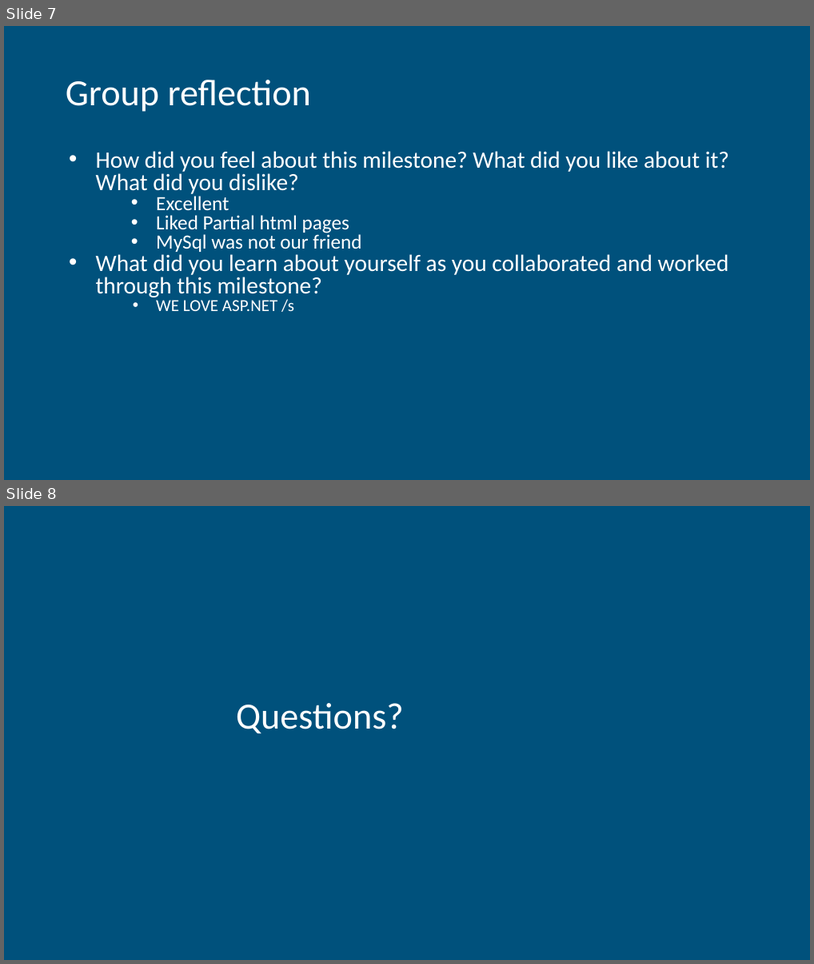
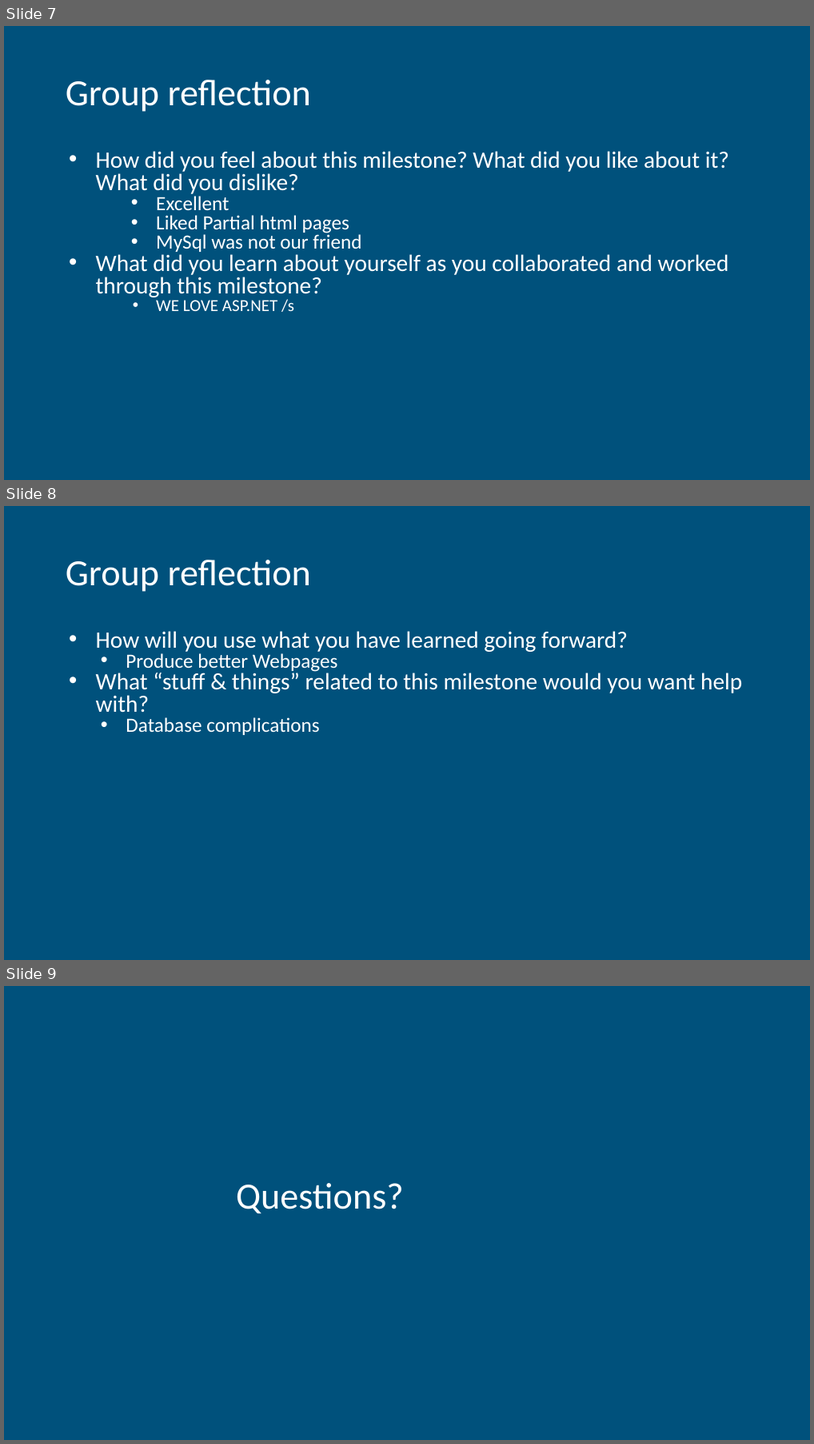
Before and after one commit to OmegaHelix/notcool, a slide deck: Milestone 2/Milestone 2 Report Out Template.pptx. Shown one above the other, each under a label of ours: slides 7 and 8 before the commit, slides 7, 8 and 9 after it. The pictures are 814x964 and 814x1444 pixels, drawn with LibreOffice and Linux fonts; fonts in the diff are those of the drawing. Boxes give left, top, right and bottom in pixels: in the first picture for what was removed or moved away, otherwise in the second. Text is boxed around its words. In the diff, an @@ line names an element or a change of style, - is before the commit and + after.

Commit message:
updated ppt

```diff
--- a/Milestone 2/Milestone 2 Report Out Template.pptx
+++ b/Milestone 2/Milestone 2 Report Out Template.pptx
@@ slide 8 added at bbox=[4, 506, 810, 960], background #00517C @@
@@ title added at bbox=[66, 560, 311, 592], 44 pt, text #FFFFFF @@
+Group reflection
@@ text added at bbox=[96, 631, 742, 735], 28 pt, text #FFFFFF @@
+• How will you use what you have learned going forward?
+  • Produce better Webpages
+• What “stuff & things” related to this milestone would you want help with?
+  • Database complications
@@ what was slide 8 is now slide 9 @@
```
